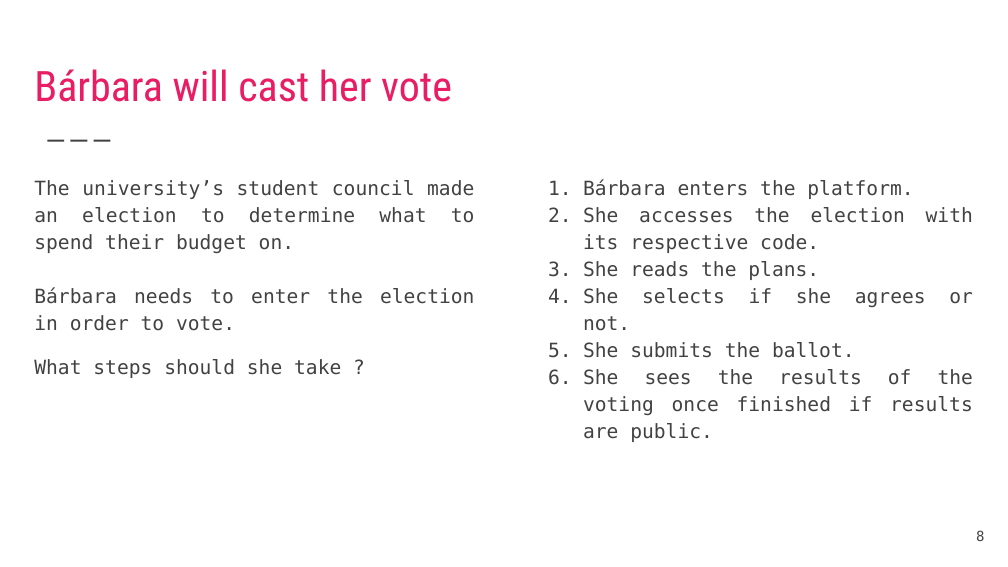
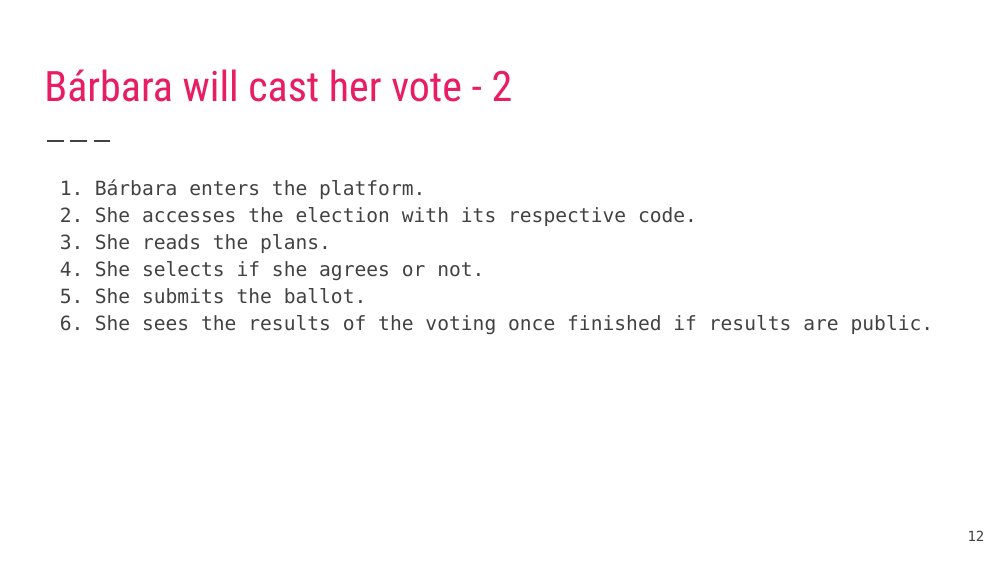
Before and after one commit to DavidAraujo98/ElectRight, a slide deck: slide 12 of documentation/IHC_Final_Presentation.pptx (slide 8 before the commit). Drawn at 1008x567 pixels with LibreOffice and Linux fonts; fonts in the diff are those of the drawing. Boxes give left, top, right and bottom in pixels: in the first picture for what was removed or moved away, otherwise in the second. Text is boxed around its words. In the diff, an @@ line names an element or a change of style, - is before the commit and + after.

```diff
--- a/documentation/IHC_Final_Presentation.pptx
+++ b/documentation/IHC_Final_Presentation.pptx
@@ title at (x1=44, y1=69, x2=513, y2=102): text changed @@
-Bárbara will cast her vote
+Bárbara will cast her vote - 2
@@ text "Bárbara enters the platform." rewrapped from (x1=583, y1=179, x2=973, y2=442) to (x1=95, y1=179, x2=934, y2=334) @@
@@ text removed at (x1=34, y1=180, x2=475, y2=378) @@
-The university’s student council made an election to determine what to spend their budget on.
-Bárbara needs to enter the election in order to vote.
-What steps should she take ?
@@ page number at (x1=968, y1=530, x2=985, y2=541): text changed @@
-8
+12
```
Also in this commit, not shown: 22 other slides changed, 10 slides added, 2 slides removed, 20 other files.
